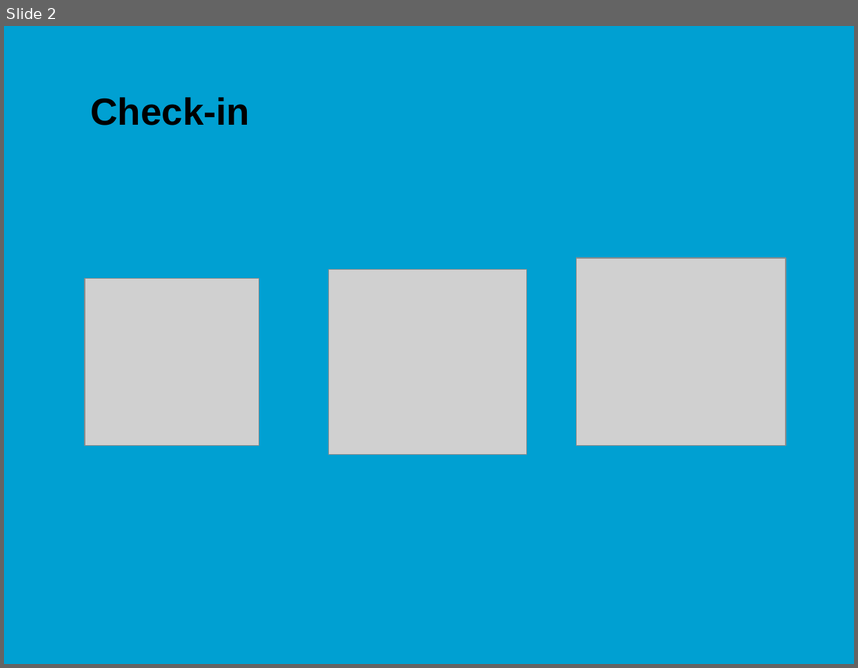
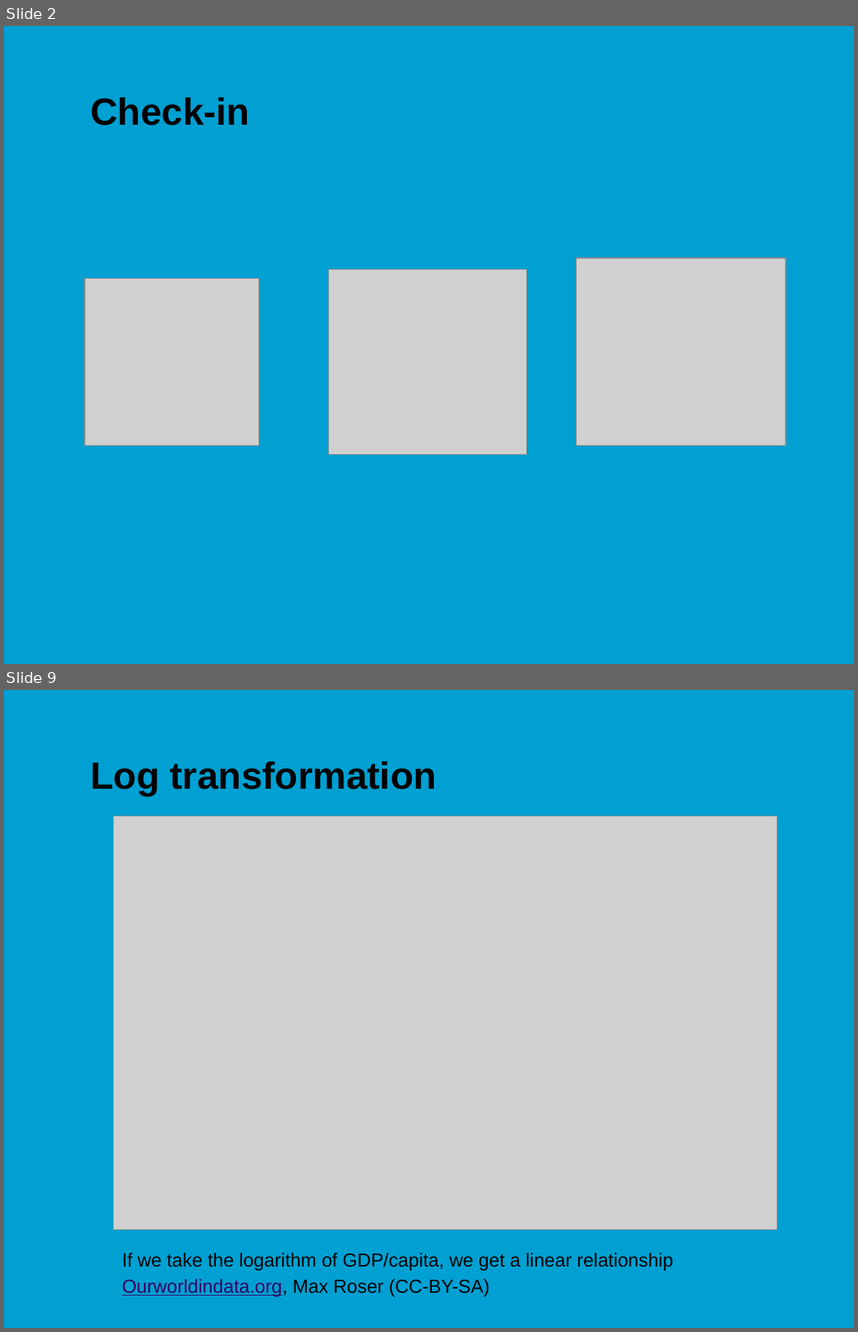
Before and after one commit to jonasmoons/data-driven-learning, a slide deck: slides/ddl-w6l1.pptx. Shown one above the other, each under a label of ours: slide 2 before the commit, slides 2 and 9 after it; the slides between them are not shown. The pictures are 858x668 and 858x1332 pixels, drawn with LibreOffice and Linux fonts; fonts in the diff are those of the drawing; grey boxes stand for pictures; background and template pictures are left out. Boxes give left, top, right and bottom in pixels: in the first picture for what was removed or moved away, otherwise in the second. Text is boxed around its words. In the diff, an @@ line names an element or a change of style, - is before the commit and + after.

```diff
--- a/slides/ddl-w6l1.pptx
+++ b/slides/ddl-w6l1.pptx
@@ slide 9 added at [4,690,854,1328], background picture (left out) @@
@@ title added at [90,761,437,795], 32 pt, text #000000, bold @@
+Log transformation
@@ picture added at [114,816,777,1230] @@
@@ text added at [122,1252,673,1297], 16 pt, text #000000 @@
+If we take the logarithm of GDP/capita, we get a linear relationship
+Ourworldindata.org, Max Roser (CC-BY-SA)
```
Also in this commit, not shown: 5 slides changed, 21 other slides added, 11 slides removed, 7 other files.
